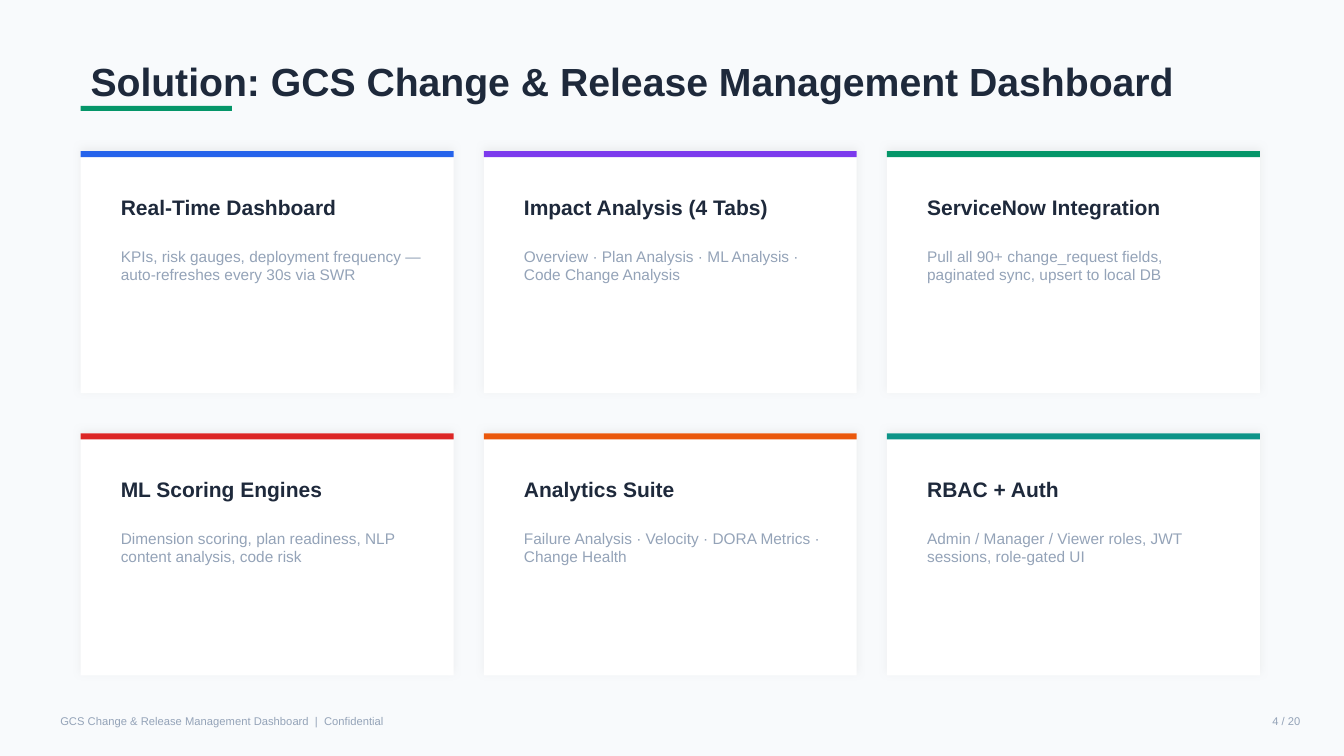
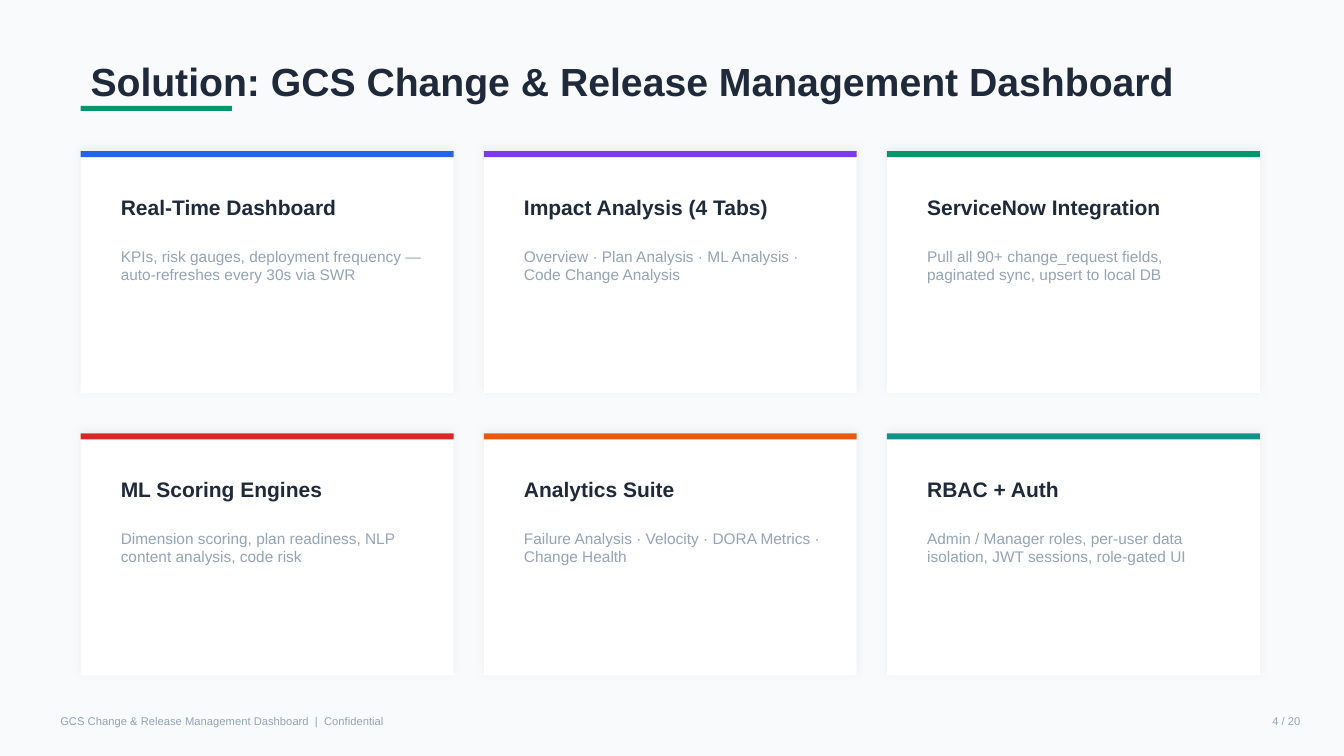
Before and after one commit to jj-shen99/changefabric, a slide deck: slide 4 of docs/GCS_Change_Release_Dashboard.pptx. Drawn at 1344x756 pixels with LibreOffice and Linux fonts; fonts in the diff are those of the drawing. Boxes give left, top, right and bottom in pixels: in the first picture for what was removed or moved away, otherwise in the second. Text is boxed around its words. In the diff, an @@ line names an element or a change of style, - is before the commit and + after.

Commit message:
Add 111 new unit tests (224 total), update PPT to v1.3.0
New test files:
- servicenow.test.ts: 45 tests for sync utilities, URL construction, auth encoding, pagination, error handling
- data.test.ts: 46 tests for static data module (metrics, CRs, releases, trends, consistency)
- hooks.test.ts: 20 tests for useDebounce, useData, useAnalytics, usePermissions, useMediaQuery

Updated:
- generate-ppt.mjs: v1.3.0, April 2026, 2 roles (no viewer), per-user data isolation, 113->224 tests
- GCS_Change_Release_Dashboard.pptx: regenerated with updated content

```diff
--- a/docs/GCS_Change_Release_Dashboard.pptx
+++ b/docs/GCS_Change_Release_Dashboard.pptx
@@ rectangle at bbox=[887, 434, 1260, 676]: proportions changed @@
@@ text at bbox=[927, 533, 1185, 565]: text changed @@
-Admin / Manager / Viewer roles, JWT sessions, role-gated UI
+Admin / Manager roles, per-user data isolation, JWT sessions, role-gated UI
```
Also in this commit, not shown: 16 other slides changed, 4 other files.
